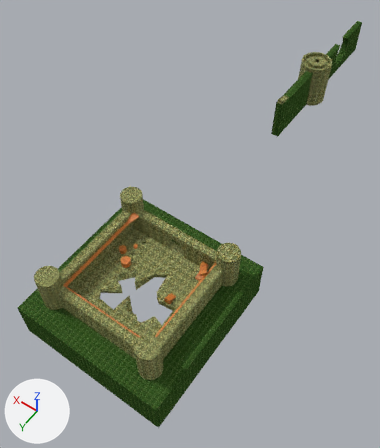
An edit to the Blender file blender/castle.blend, drawn before and after from the same camera.
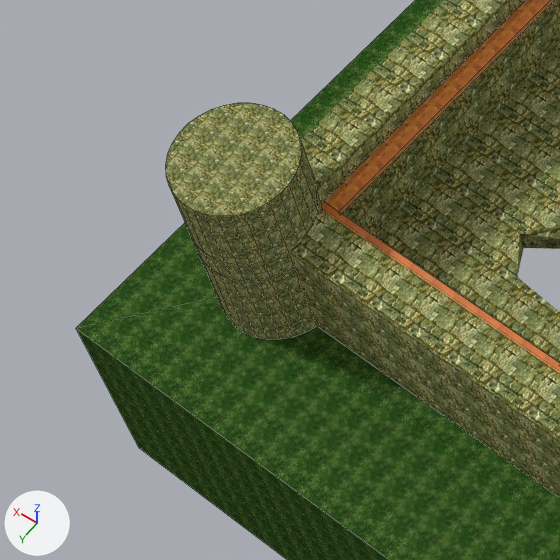
The first picture shows the older version from a camera (50 mm lens) standing at (-22.9, 78.2, 46.4) and looking at (2.7, 42.3, -9.9). The close-ups show both versions on the part from 1% to 28% of the width and 55% to 78% of the height of that picture; other places that the commit changed are outside them. Lighting does not change. The marker at lower left points along +X, +Y and +Z. The close-ups show mesh edges as thin lines.

Objects in the first close-up: 'castle-col', 'ground-col', 'plank1-col.001', 'plank1-col.002', 'tower2-col.003'.
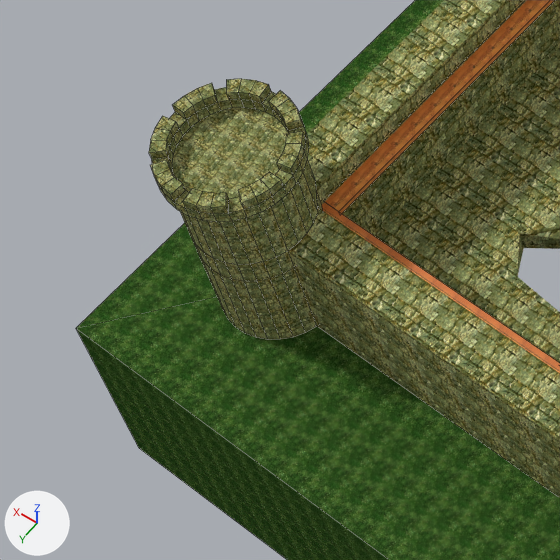
Where the newer file only moved an object's origin or applied its transform, the numbers keep the older frame.

Location of each change, [x1, y1, x2, y2] in pixels of the close-ups (560 x 560 px):
```json
{"object": "tower-top-col.002", "change": "added", "after": [149, 79, 309, 222], "on screen": "yellow"}
```

Scene script edits in JSON lines:
```json
{"op": "add", "block": "me_cylinder_006", "code": ["me_cylinder_006 = bpy.data.meshes.new('Cylinder.006')", "me_cylinder_006.from_pydata(...)  # 192 vertices, 192 faces; spans x -1.5..1.5, y -1.5..1.5, z -0.15..0.4", "me_cylinder_006.materials.append(mat_stone)  # picture img_kivi_png"]}
{"op": "add", "block": "ob_tower_top_col_002", "code": ["ob_tower_top_col_002 = bpy.data.objects.new('tower-top-col.002', me_cylinder_006)", "ob_tower_top_col_002.location = (7.01, 62.48, -0.93)"]}
```
